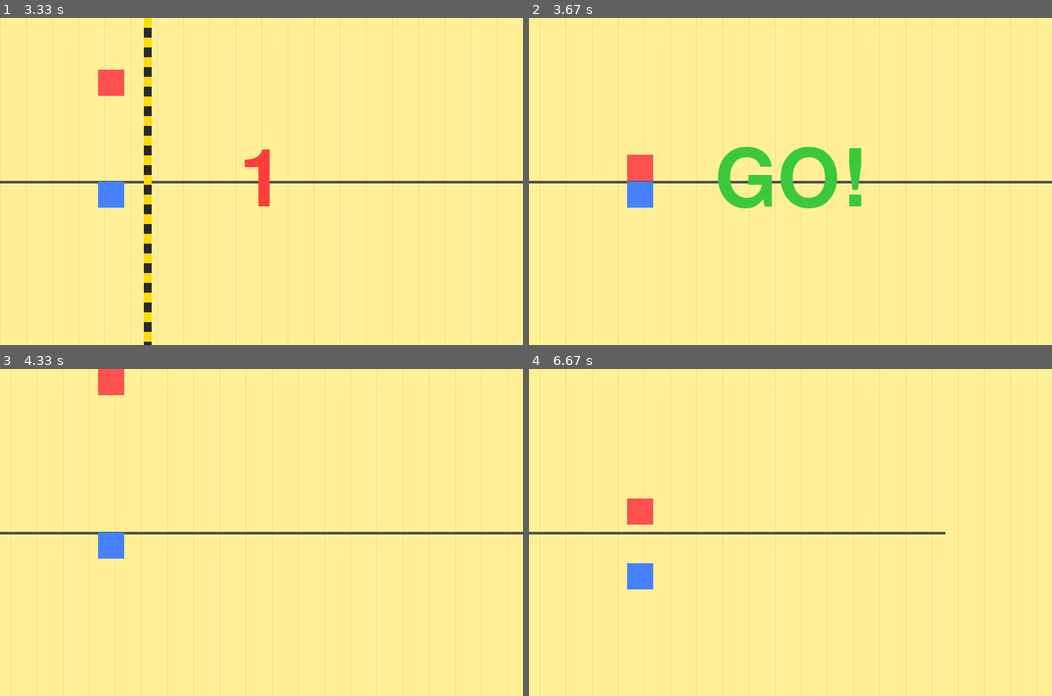
Above: before the commit, frames 1-4 (two rows, left to right).
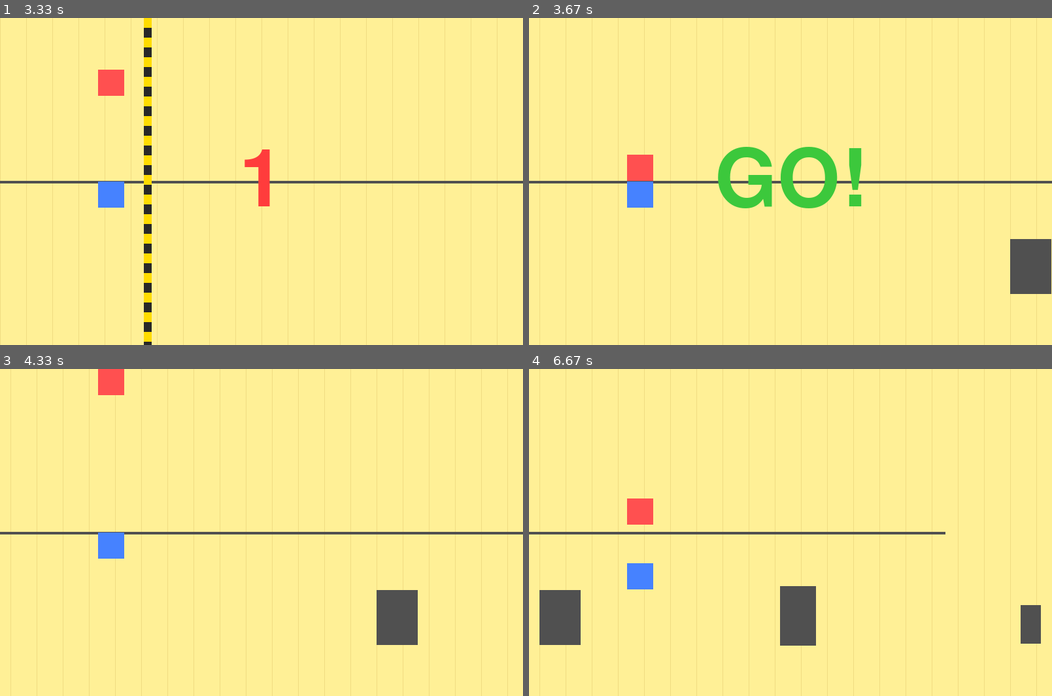
Above: after the commit, the same moments.

Repository: leomarsolla/pygameleomarcondes
Game: pygame game, started from jogo.py
The game is run twice, just before and just after one commit, with the same random seed, the same clock (stepped at 60 frames per second) and the same inputs.
Inputs (mouse positions are in pixels of both pictures, inside the frame that each line leads up to):
- Up to frame 1 (3.33 s): click (261, 181) at 0.38 s; tap Space at 0.67, 1.07, 1.37, 1.9, 2.2, 2.97 s; tap W at 1.98 s; click (366, 155) at 3.28 s
- Up to frame 2 (3.67 s): tap Space at 3.63 s
- Up to frame 3 (4.33 s): tap Space at 3.93 s
- Up to frame 4 (6.67 s): tap Space at 4.47, 4.77, 5.13, 5.53, 5.83, 6.03, 6.33, 6.53 s; tap W at 4.55, 6.12 s

Frame 1 is identical in both runs. In frame 2, 1.3% of the frame differs, in the area x 92-100%, y 67-85%; in frame 3, 1.3%; in frame 4, 3.0%, in the area x 2-98%, y 66-85%.

Commit message:
v11 - spawn de blocos aleatorios

Diff:
--- a/jogo.py
+++ b/jogo.py
@@ -90,6 +90,19 @@
 
         self.on_ground = landed
 
+class Block(pygame.sprite.Sprite):
+    def __init__(self, x, y, width, height):
+        pygame.sprite.Sprite.__init__(self)
+        self.image = pygame.Surface((width, height))
+        self.image.fill((80, 80, 80))
+        self.rect = self.image.get_rect()
+        self.rect.x = x
+        self.rect.y = y
+
+    def update(self):
+        self.rect.x -= SCROLL_SPEED
+        if self.rect.right < 0:
+            self.kill()
 
 clock = pygame.time.Clock()
 FPS = 30
@@ -188,6 +201,10 @@
 
 game = True
 
+blocks = pygame.sprite.Group()
+BLOCK_INTERVAL = 1500
+last_block_time = pygame.time.get_ticks()
+
 while game:
     clock.tick(FPS)
 
@@ -217,6 +234,16 @@
             if player.locked_lane and lane_lines_end <= player.rect.right:
                 player.locked_lane = False
 
+        now = pygame.time.get_ticks()
+        if now - last_block_time > BLOCK_INTERVAL:
+            last_block_time = now
+            bw = random.randint(30, 80)
+            bh = random.randint(40, 120)
+            by = random.randint(0, HEIGHT - bh)
+            b = Block(WIDTH, by, bw, bh)
+            blocks.add(b)
+            all_sprites.add(b)
+
     window.fill((255, 240, 150))
 
     for x in range(-40, WIDTH + 40, 40):
@@ -231,9 +258,6 @@
         pygame.draw.rect(window, (40, 40, 40), (barrier_x, 0, 12, HEIGHT))
         for stripe_y in range(0, HEIGHT, 30):
             pygame.draw.rect(window, (255, 220, 0), (barrier_x, stripe_y, 12, 15))
-
-    for sprite in players:
-        window.blit(sprite.image, sprite.rect)
 
     if barrier_active:
         secs_left = (COUNTDOWN_DURATION - elapsed) // 1000 + 1
@@ -244,6 +268,13 @@
         go_text = font_huge.render('GO!', True, (60, 200, 60))
         window.blit(go_text, (WIDTH // 2 - go_text.get_width() // 2, HEIGHT // 2 - go_text.get_height() // 2))
 
+    blocks.update()
+    for sprite in blocks:
+        window.blit(sprite.image, sprite.rect)
+
+    for sprite in players:
+        window.blit(sprite.image, sprite.rect)
+
     pygame.display.update()
 
 pygame.quit()
